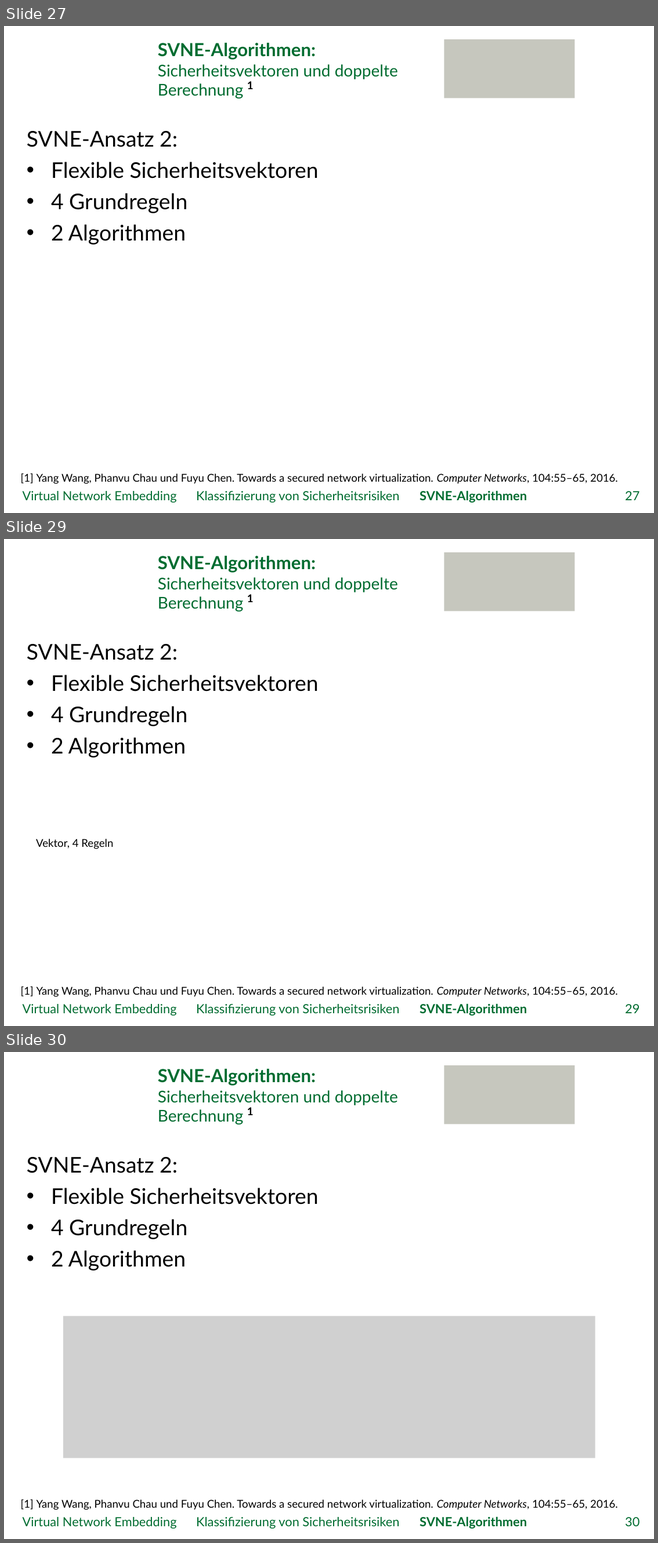
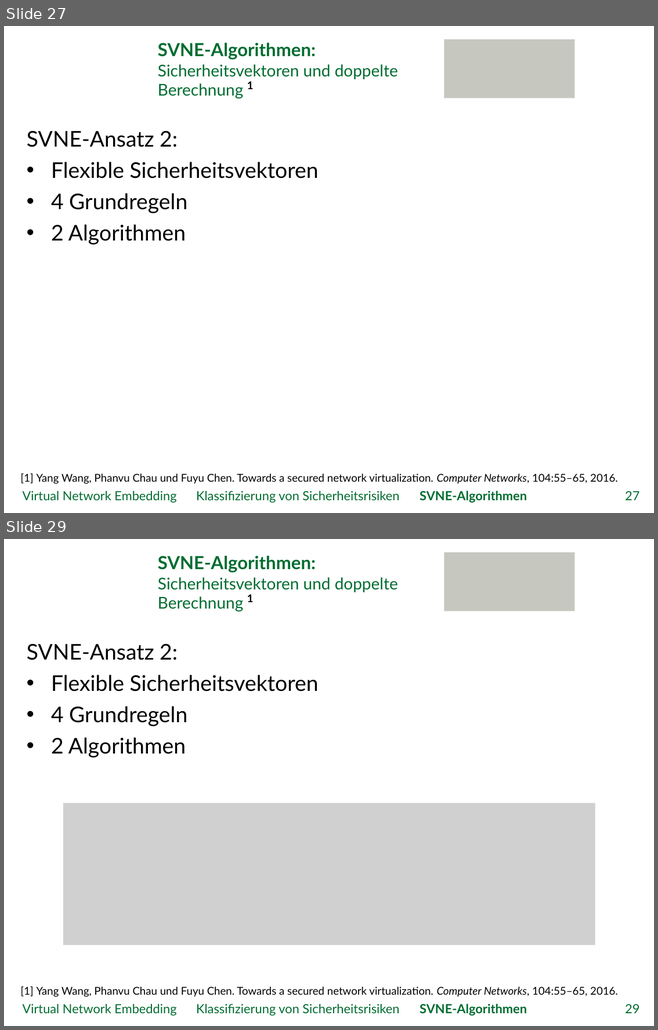
Before and after one commit to GeGroe/timvs, a slide deck: Referat/PowerPoint/TimvS_SVNE.pptx. Shown one above the other, each under a label of ours: slides 27, 29 and 30 before the commit, slides 27 and 29 after it; the slides between them are not shown. The pictures are 658x1543 and 658x1030 pixels, drawn with LibreOffice and Linux fonts; fonts in the diff are those of the drawing; grey boxes stand for pictures; background and template pictures are left out. Boxes give left, top, right and bottom in pixels: in the first picture for what was removed or moved away, otherwise in the second. Text is boxed around its words. In the diff, an @@ line names an element or a change of style, - is before the commit and + after.

Commit message:
SVNE-Ansatz2 Abbildungen

```diff
--- a/Referat/PowerPoint/TimvS_SVNE.pptx
+++ b/Referat/PowerPoint/TimvS_SVNE.pptx
@@ slide 29 removed at <box>4,539,654,1026</box>, background picture (left out); not listed: 1 template element that a slide beside it also shows @@
@@ title removed at <box>158,556,398,611</box> @@
-SVNE-Algorithmen:
-Sicherheitsvektoren und doppelte Berechnung
@@ text removed at <box>247,594,253,602</box> @@
-1
@@ text removed at <box>27,644,318,758</box> @@
-SVNE-Ansatz 2:
-• Flexible Sicherheitsvektoren
-• 4 Grundregeln
-• 2 Algorithmen
@@ text removed at <box>36,839,113,849</box> @@
-Vektor, 4 Regeln
@@ text removed at <box>21,986,618,997</box> @@
-[1] Yang Wang, Phanvu Chau und Fuyu Chen. Towards a secured network virtualization. Computer Networks, 104:55–65, 2016.
@@ text removed at <box>23,1004,527,1016</box> @@
-Virtual Network Embedding Klassifizierung von Sicherheitsrisiken SVNE-Algorithmen
@@ page number removed at <box>625,1004,639,1013</box> @@
-29
@@ what was slide 30 is now slide 29 @@
@@ page number at <box>625,1004,639,1013</box>: text changed @@
-30
+29
```
Also in this commit, not shown: 2 slides changed.
